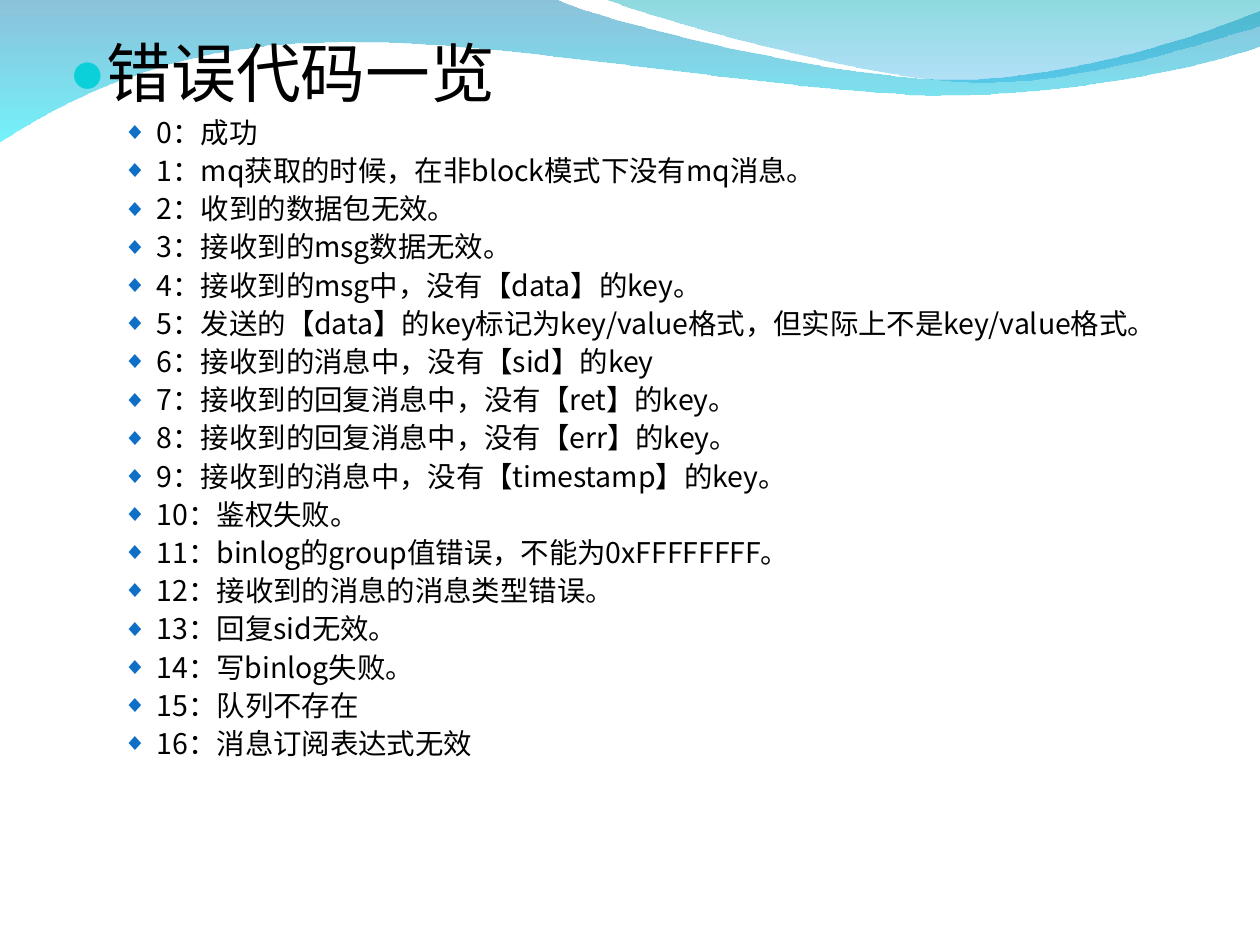
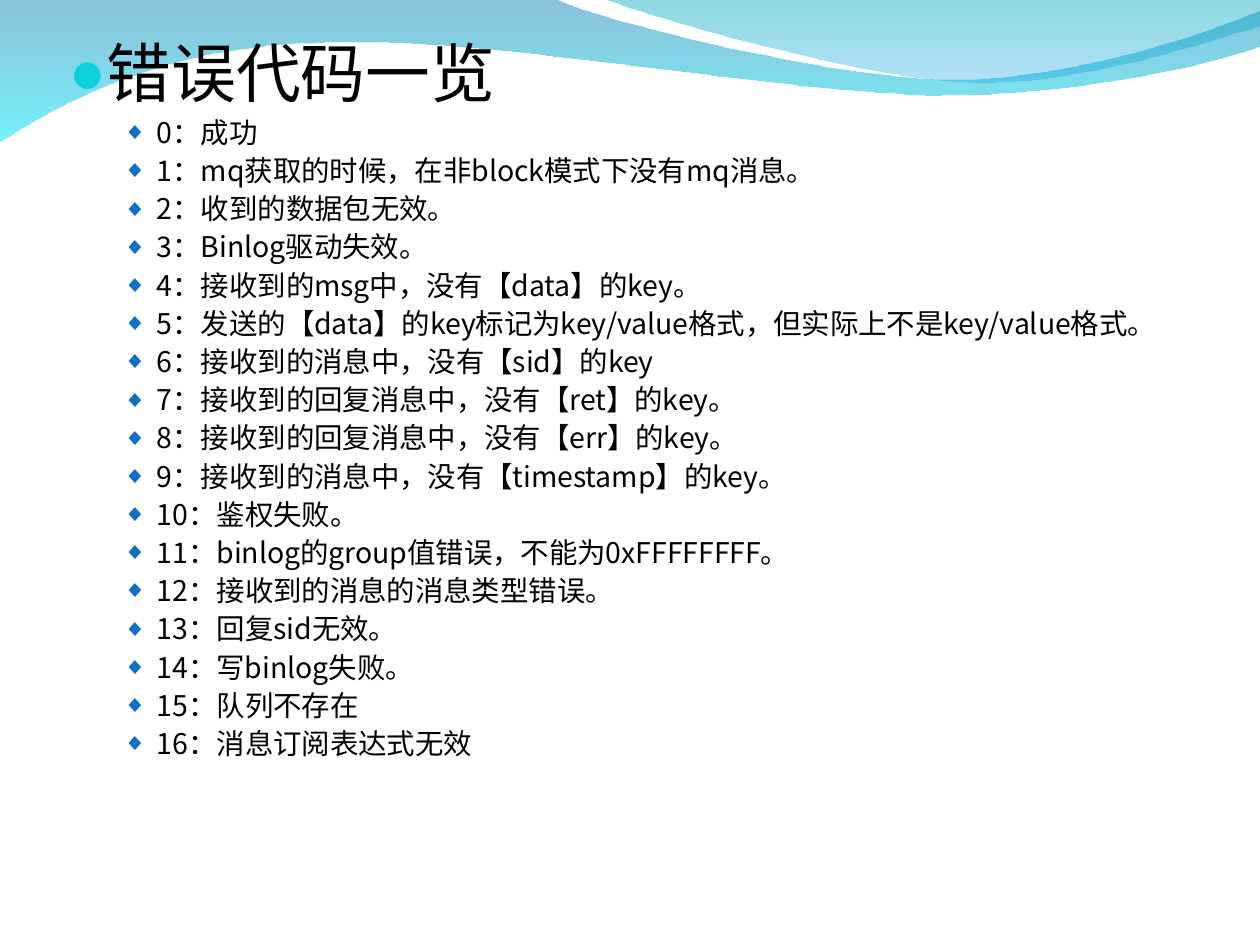
Before and after one commit to burstas/cwinux-mq, a slide deck: slide 24 of mq/doc/mq_introduce.ppt. Drawn at 1260x945 pixels with LibreOffice and Linux fonts; fonts in the diff are those of the drawing; background and template pictures are left out. Boxes give left, top, right and bottom in pixels: in the first picture for what was removed or moved away, otherwise in the second. Text is boxed around its words. In the diff, an @@ line names an element or a change of style, - is before the commit and + after.

```diff
--- a/mq/doc/mq_introduce.ppt
+++ b/mq/doc/mq_introduce.ppt
@@ text at (x1=157, y1=233, x2=428, y2=264): text changed @@
-  ◆ 3：接收到的msg数据无效。
+  ◆ 3：Binlog驱动失效。
```
